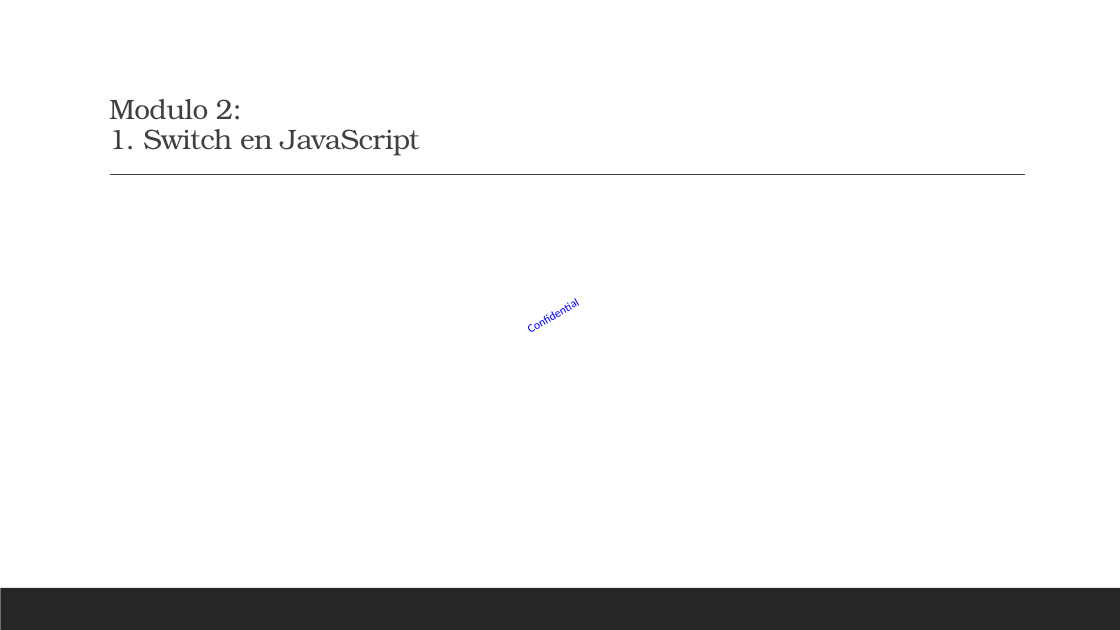
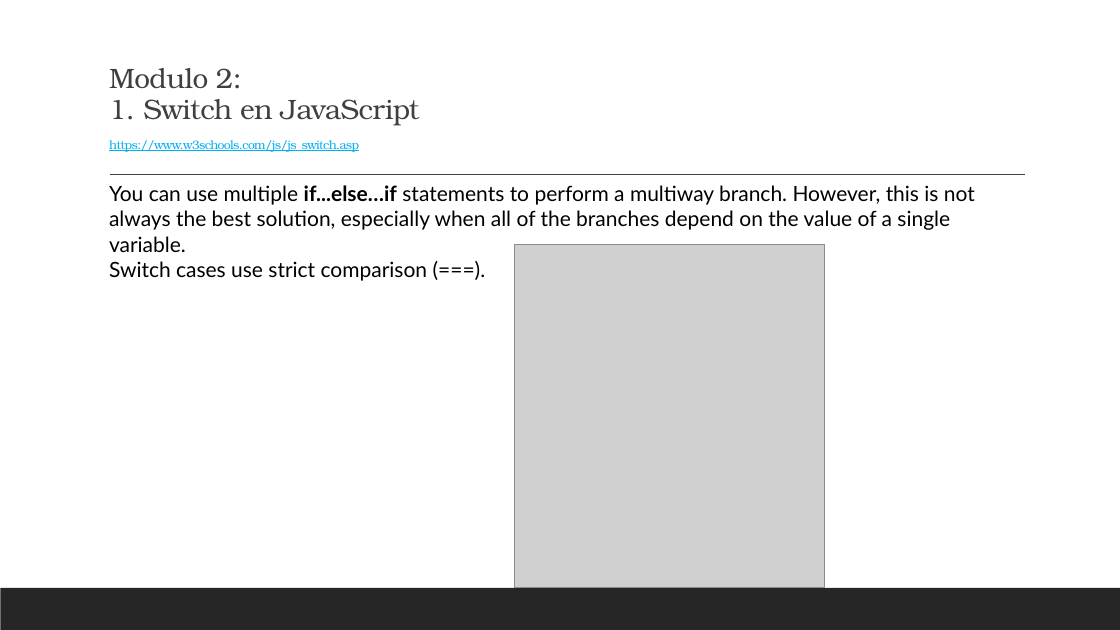
Before and after one commit to elinformatico/curso-javascript-basico, a slide deck: slide 70 of Javascript by Noe Hernandez.pptx. Drawn at 1120x630 pixels with LibreOffice and Linux fonts; fonts in the diff are those of the drawing; grey boxes stand for pictures. Boxes give left, top, right and bottom in pixels: in the first picture for what was removed or moved away, otherwise in the second. Text is boxed around its words. In the diff, an @@ line names an element or a change of style, - is before the commit and + after.

Commit message:
docs: Agregando presentacion JavaScript

```diff
--- a/Javascript by Noe Hernandez.pptx
+++ b/Javascript by Noe Hernandez.pptx
@@ title at <box>109,68,419,152</box>: text changed; size 24 to 10.5 pt; text colour #404040 to #00B0F0 @@
-Modulo 2:
-1. Switch en JavaScript
+Modulo 2:
+1. Switch en JavaScript
+https://www.w3schools.com/js/js_switch.asp
@@ text added at <box>109,185,975,281</box>, 18 pt, text #000000 @@
+You can use multiple if...else…if statements to perform a multiway branch. However, this is not always the best solution, especially when all of the branches depend on the value of a single variable.
+Switch cases use strict comparison (===).
@@ picture added at <box>514,245,824,587</box> @@
@@ text removed at <box>523,294,583,337</box> @@
-Confidential
```
Also in this commit, not shown: 8 other slides changed, 10 slides added, 2 other files.
